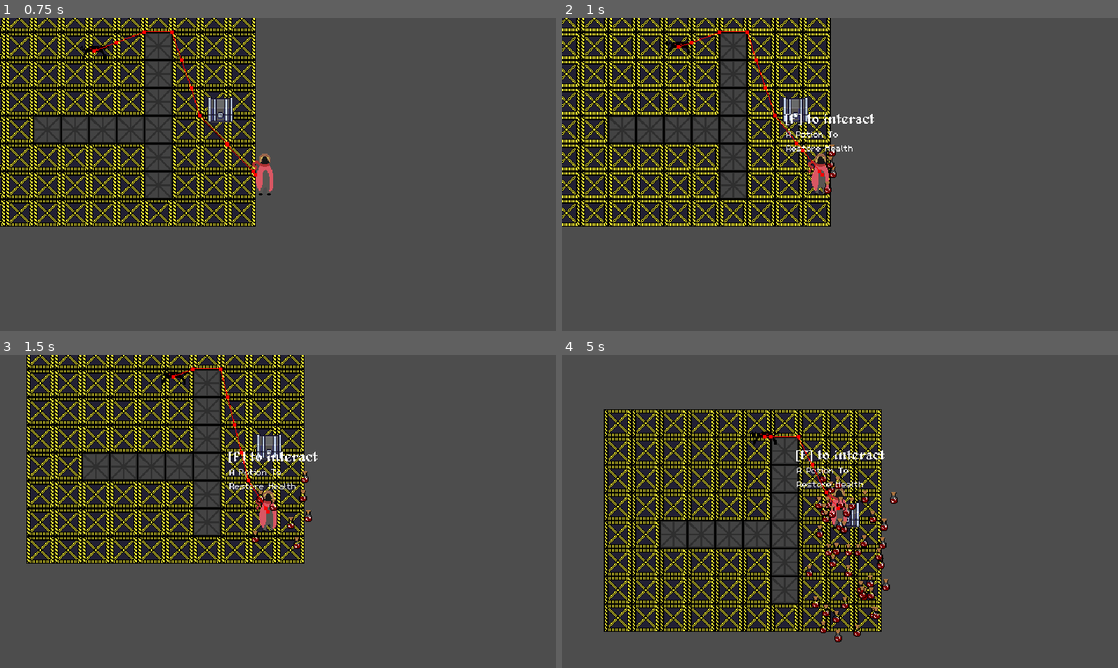
Above: before the commit, frames 1-4 (two rows, left to right).
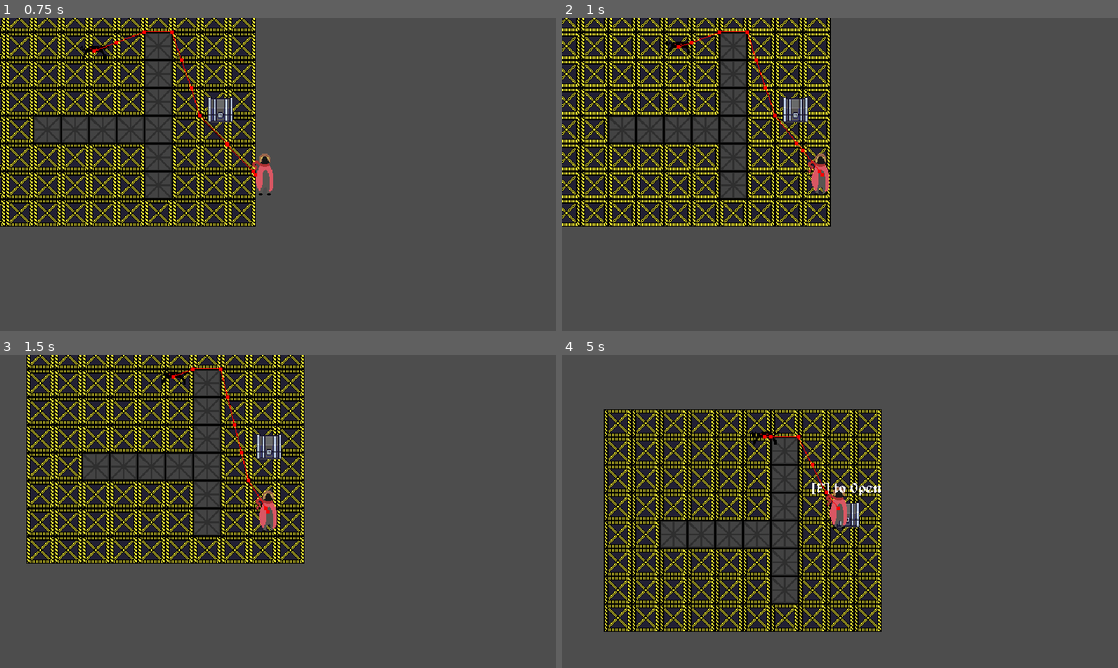
Above: after the commit, the same moments.

Repository: ArmanAmeri/9-Days-To-Live
Game: Godot game, scene res://Scenes/Main/scene_manager.tscn
The game is run twice, just before and just after one commit, with the same random seed, the same clock (stepped at 60 frames per second) and the same inputs.
Inputs:
- Up to frame 1 (0.75 s): hold A (a) from 0.53 s (still down)
- Up to frame 2 (1 s): keep holding A (a); tap Space (ui_select) at 0.77 s; tap D (d) at 0.8 s
- Up to frame 3 (1.5 s): tap Space (ui_select) at 1.07 s; release A (a) at 1.28 s; tap D (d) at 1.35 s
- Up to frame 4 (5 s): tap Space (ui_select) at 1.52, 1.82, 3.02, 3.32, 3.77, 3.8, 4.07, 4.35, 4.52, 4.82 s; tap E (e) at 1.55 s; hold E (e) 2.03-2.78 s; tap S (s) at 2.3, 2.85 s; tap W (w) at 3.05 s; hold W (w) 3.53-4.28 s; tap A (a) at 4.55 s

Frame 1 is identical in both runs. In frame 2, 0.4% of the frame differs, in the area x 40-57%, y 30-57%; in frame 3, 0.5%; in frame 4, 1.6%, in the area x 42-61%, y 30-92%.

Commit message:
ok dash started

Diff:
--- a/Scenes/Items/healing_potion.tscn
+++ b/Scenes/Items/healing_potion.tscn
@@ -9,6 +9,5 @@
 [node name="Sprite2D" parent="." index="1"]
 texture = ExtResource("2_odqs4")
 
-[node name="InteractionAreaComponent" parent="." index="2" node_paths=PackedStringArray("parent")]
-parent = NodePath("..")
+[node name="InteractionAreaComponent" parent="." index="2"]
 item = true
--- a/Scenes/Player/player.tscn
+++ b/Scenes/Player/player.tscn
@@ -1,14 +1,12 @@
-[gd_scene load_steps=17 format=3 uid="uid://wv3abl31ronq"]
+[gd_scene load_steps=14 format=3 uid="uid://wv3abl31ronq"]
 
 [ext_resource type="Texture2D" uid="uid://1ach5mskwlu7" path="res://Assets/Sprites/Characters/playerTestSprite.png" id="1_cmar5"]
 [ext_resource type="Script" path="res://Scripts/Player/player.gd" id="1_e3qtb"]
 [ext_resource type="PackedScene" uid="uid://c5w2f44wlbeyd" path="res://Scenes/Components/health_component.tscn" id="2_54ccj"]
 [ext_resource type="PackedScene" uid="uid://dufp4cjrdgk4t" path="res://Scenes/Components/movement_component.tscn" id="3_vwc2x"]
 [ext_resource type="PackedScene" uid="uid://brrw37x1774kf" path="res://Scenes/Components/hitbox_component.tscn" id="5_l6lgr"]
-[ext_resource type="PackedScene" path="res://Scenes/Components/input_component.tscn" id="6_1ifru"]
+[ext_resource type="PackedScene" uid="uid://c703gl1hq4m7n" path="res://Scenes/Components/input_component.tscn" id="6_1ifru"]
 [ext_resource type="PackedScene" uid="uid://b0anoxqhe5kra" path="res://Scenes/Components/inventory_component.tscn" id="7_5pc3l"]
-[ext_resource type="PackedScene" path="res://Scenes/Components/item_dropper_component.tscn" id="8_cnc68"]
-[ext_resource type="Script" path="res://Data/drop_data.gd" id="9_4x7ob"]
 [ext_resource type="PackedScene" uid="uid://u4287d4s2fd2" path="res://Scenes/Components/temp_attack.tscn" id="10_crxcs"]
 [ext_resource type="Script" path="res://Scripts/Player/weapon_holder.gd" id="11_m24io"]
 
@@ -39,13 +37,6 @@
 
 [sub_resource type="CapsuleShape2D" id="CapsuleShape2D_cmhyr"]
 height = 48.0
-
-[sub_resource type="Resource" id="Resource_ie8nq"]
-script = ExtResource("9_4x7ob")
-item_ID = "healing_potion"
-probability = 100.0
-min_amount = 1
-max_amount = 1
 
 [node name="Player" type="CharacterBody2D" groups=["player"]]
 collision_mask = 42
@@ -100,9 +91,6 @@
 
 [node name="InventoryComponent" parent="." instance=ExtResource("7_5pc3l")]
 
-[node name="ItemDropperComponent" parent="." instance=ExtResource("8_cnc68")]
-drops = Array[ExtResource("9_4x7ob")]([SubResource("Resource_ie8nq")])
-
 [node name="tempAttack" parent="." instance=ExtResource("10_crxcs")]
 
 [node name="WeaponHolder" type="Node2D" parent="."]
--- a/Scenes/Templates/item_template.tscn
+++ b/Scenes/Templates/item_template.tscn
@@ -57,7 +57,8 @@
 [node name="Sprite2D" type="Sprite2D" parent="."]
 texture_filter = 1
 
-[node name="InteractionAreaComponent" parent="." instance=ExtResource("1_6rrak")]
+[node name="InteractionAreaComponent" parent="." node_paths=PackedStringArray("parent") instance=ExtResource("1_6rrak")]
+parent = NodePath("..")
 
 [node name="AreaOfInteraction" type="CollisionShape2D" parent="InteractionAreaComponent"]
 shape = SubResource("CircleShape2D_tgnnp")
--- a/Scenes/Templates/sword_weapon_template.tscn
+++ b/Scenes/Templates/sword_weapon_template.tscn
@@ -53,7 +53,6 @@
 texture = ExtResource("1_vc64i")
 hframes = 2
 vframes = 2
-frame = 3
 metadata/_aseprite_wizard_interface_config_ = {
 "output_section": true,
 "pending_changes": {}
--- a/Scripts/Components/input_component.gd
+++ b/Scripts/Components/input_component.gd
@@ -1,6 +1,6 @@
 extends Node2D
 
-signal move_input(direction: Vector2)
+signal move_input(direction: Vector2, dashing: bool)
 
 @onready var inventory: Node2D = $"../InventoryComponent"
 
@@ -9,6 +9,7 @@
 
 func _process(_delta: float) -> void:
 	var direction = Vector2.ZERO
+	var dashing: bool = false
 	if Input.is_action_pressed("d"):
 		direction.x += 1
 	if Input.is_action_pressed("a"):
@@ -18,7 +19,7 @@
 	if Input.is_action_pressed("w"):
 		direction.y -= 1
 
-	move_input.emit(direction)
+	if Input.is_action_pressed("dash"):
+		dashing = true
 
-	if Input.is_action_pressed("ui_select"):
-		item_dropper_component.drop_items()
+	move_input.emit(direction, dashing)
--- a/Scripts/Player/player.gd
+++ b/Scripts/Player/player.gd
@@ -4,11 +4,14 @@
 @onready var input_component = $InputComponent
 @onready var inventory = $InventoryComponent
 
+var dash: bool = false
+
 func _ready() -> void:
 	input_component.connect("move_input", _on_move_input)
 
-func _on_move_input(direction: Vector2) -> void:
+func _on_move_input(direction: Vector2, dashing: bool) -> void:
 	movement_component.set_velocity(direction)
+	dash = dashing
 
 
 func inventoryAction(action: String, itemName: String, amount: int):
--- a/project.godot
+++ b/project.godot
@@ -30,7 +30,7 @@
 
 [editor_plugins]
 
-enabled=PackedStringArray("res://addons/AsepriteWizard/plugin.cfg", "res://addons/FrameDataManager/plugin.cfg", "res://addons/FrameDataSystem/plugin.cfg", "res://addons/frame_data/plugin.cfg", "res://addons/frame_data_system/plugin.cfg", "res://addons/node_buttons/plugin.cfg")
+enabled=PackedStringArray("res://addons/AsepriteWizard/plugin.cfg")
 
 [input]
 
@@ -64,6 +64,11 @@
 "events": [Object(InputEventKey,"resource_local_to_scene":false,"resource_name":"","device":-1,"window_id":0,"alt_press …(192 unchanged characters)…
 ]
 }
+dash={
+"deadzone": 0.5,
+"events": [Object(InputEventKey,"resource_local_to_scene":false,"resource_name":"","device":-1,"window_id":0,"alt_pressed":false,"shift_pressed":false,"ctrl_pressed":false,"meta_pressed":false,"pressed":false,"keycode":0,"physical_keycode":32,"key_label":0,"unicode":32,"location":0,"echo":false,"script":null)
+]
+}
 
 [layer_names]
 
Not shown: 1 places in Scenes/Main/scene_manager.tscn that only renumber resources
Not shown: 1 places in Scenes/Templates/item_template.tscn that only renumber resources
